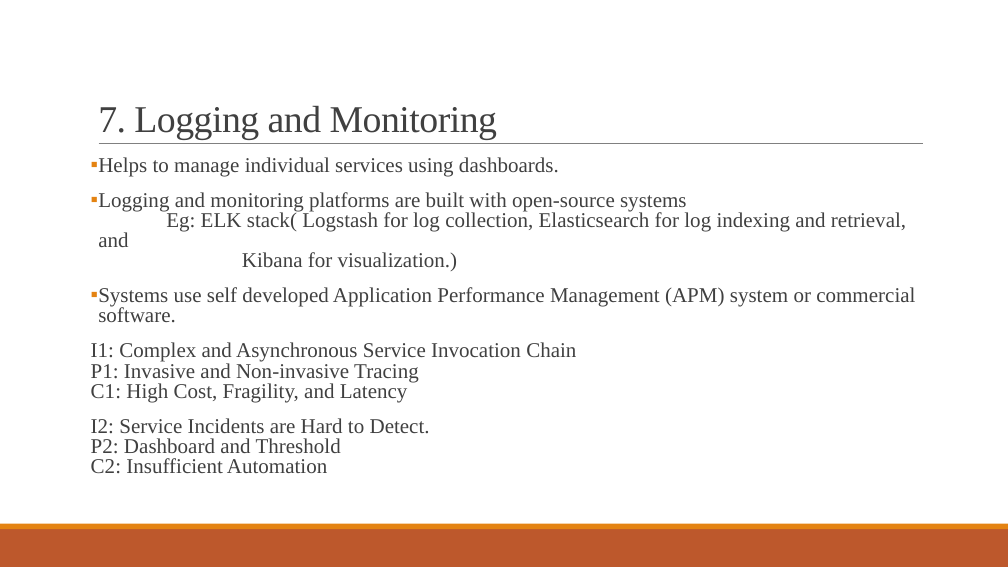
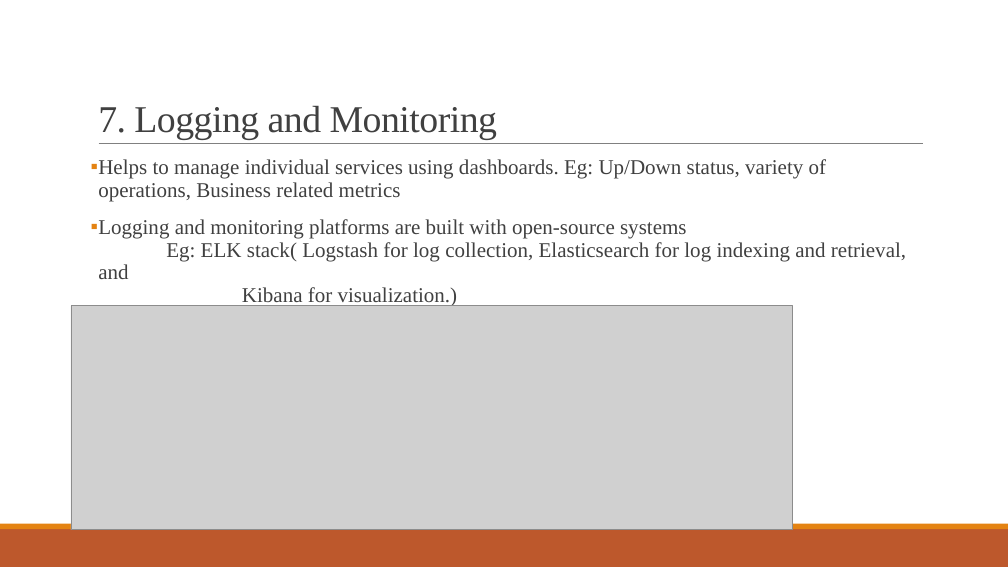
Before and after one commit to Ravishka123/Lectures_And_Talks, a slide deck: slide 25 of An Introduction to Microservices/An Introduction to Microservices.pptx (slide 17 before the commit). Drawn at 1008x567 pixels with LibreOffice and Linux fonts; fonts in the diff are those of the drawing; grey boxes stand for pictures. Boxes give left, top, right and bottom in pixels: in the first picture for what was removed or moved away, otherwise in the second. Text is boxed around its words. In the diff, an @@ line names an element or a change of style, - is before the commit and + after.

```diff
--- a/An Introduction to Microservices/An Introduction to Microservices.pptx
+++ b/An Introduction to Microservices/An Introduction to Microservices.pptx
@@ text at [98,159,827,201]: text changed @@
-▪ Helps to manage individual services using dashboards.
+▪ Helps to manage individual services using dashboards. Eg: Up/Down status, variety of operations, Business related metrics
@@ text at [98,219,906,307]: line spacing 0.8 to 0.9 @@
@@ text at [91,287,915,473]: paragraphs removed @@
-▪ Systems use self developed Application Performance Management (APM) system or commercial software.
-I1: Complex and Asynchronous Service Invocation Chain
-P1: Invasive and Non-invasive Tracing
-C1: High Cost, Fragility, and Latency
-I2: Service Incidents are Hard to Detect.
-P2: Dashboard and Threshold
-C2: Insufficient Automation
@@ picture added at [71,306,792,530] @@
```
Also in this commit, not shown: 11 other slides changed, 12 slides added, 1 slide removed, 1 other file.
